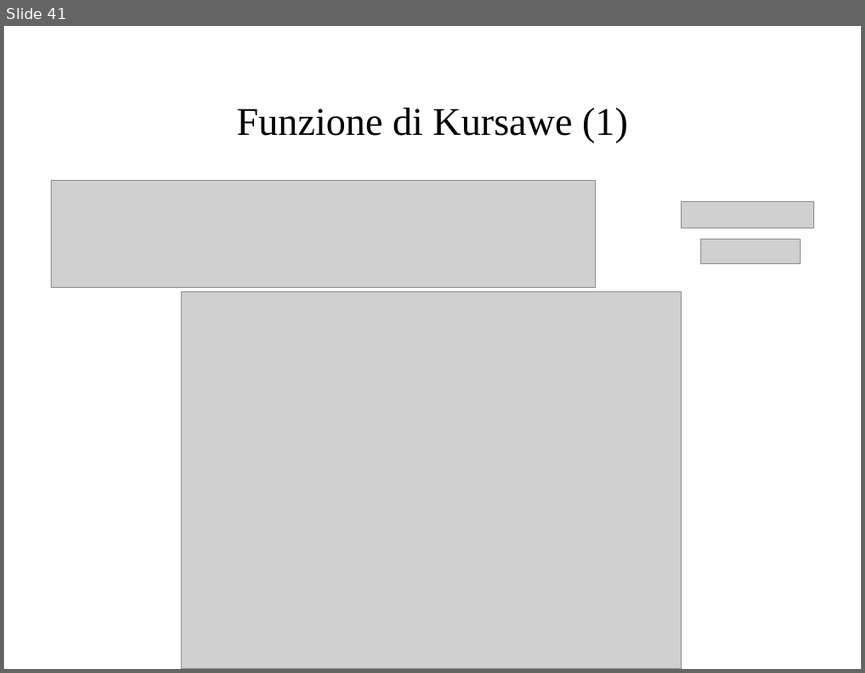
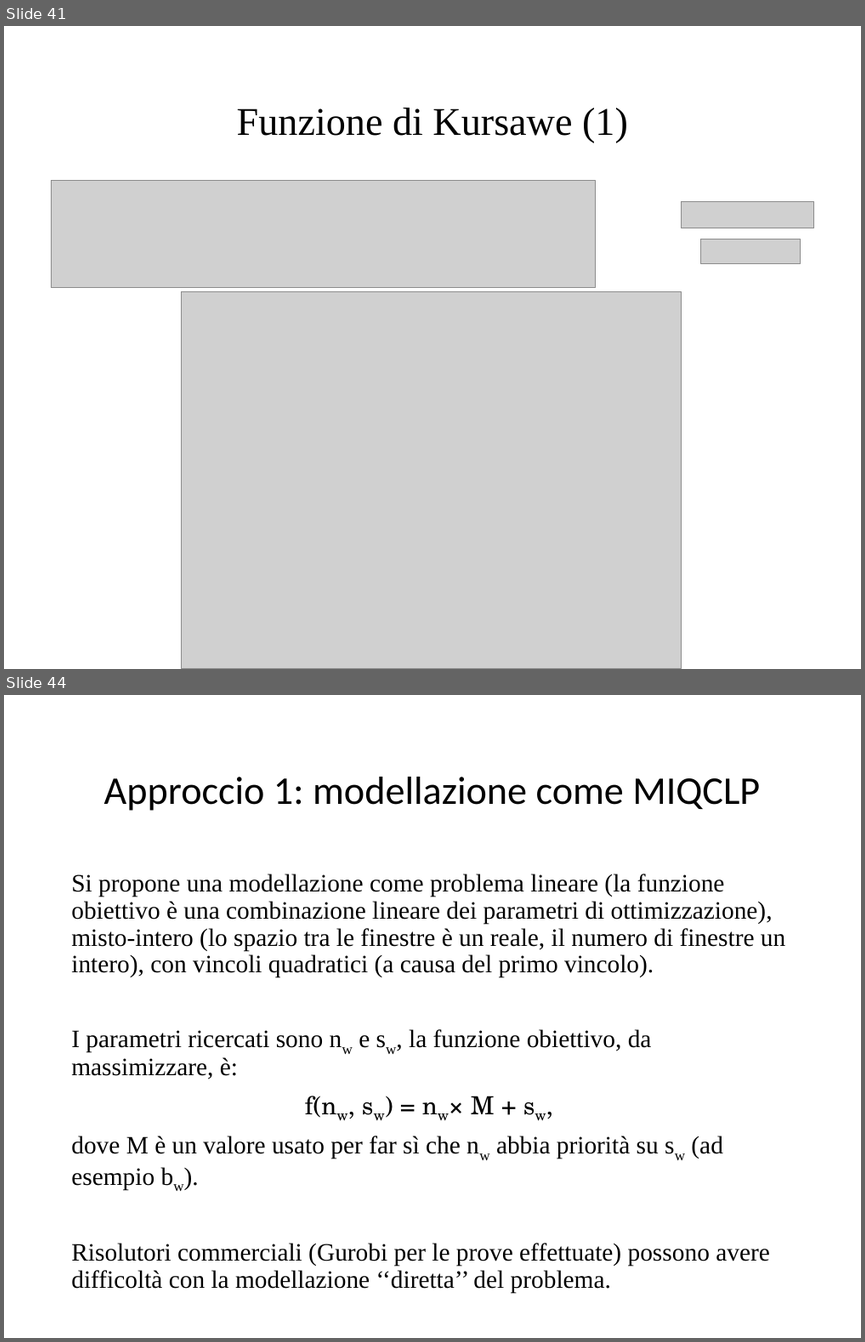
Before and after one commit to micferr/OptimizationProject, a slide deck: Presentation/Presentazione.pptx. Shown one above the other, each under a label of ours: slide 41 before the commit, slides 41 and 44 after it; the slides between them are not shown. The pictures are 865x673 and 865x1342 pixels, drawn with LibreOffice and Linux fonts; fonts in the diff are those of the drawing; grey boxes stand for pictures. Boxes give left, top, right and bottom in pixels: in the first picture for what was removed or moved away, otherwise in the second. Text is boxed around its words. In the diff, an @@ line names an element or a change of style, - is before the commit and + after.

```diff
--- a/Presentation/Presentazione.pptx
+++ b/Presentation/Presentazione.pptx
@@ slide 44 added at <box>4,695,861,1338</box>, background #FFFFFF @@
@@ title added at <box>104,777,760,811</box>, 33 pt, text #000000 @@
+Approccio 1: modellazione come MIQCLP
@@ text added at <box>71,873,785,1288</box>, 21 pt, text #000000 @@
+Si propone una modellazione come problema lineare (la funzione obiettivo è una combinazione lineare dei parametri di ottimizzazione), misto-intero (lo spazio tra le finestre è un reale, il numero di finestre un intero), con vincoli quadratici (a causa del primo vincolo).
+I parametri ricercati sono nw e sw, la funzione obiettivo, da massimizzare, è:
+f(nw, sw) = nw× M + sw,
+dove M è un valore usato per far sì che nw abbia priorità su sw (ad esempio bw).
+Risolutori commerciali (Gurobi per le prove effettuate) possono avere difficoltà con la modellazione ‘‘diretta’’ del problema.
```
Also in this commit, not shown: 1 slide changed, 1 other slide added, 1 other file.
